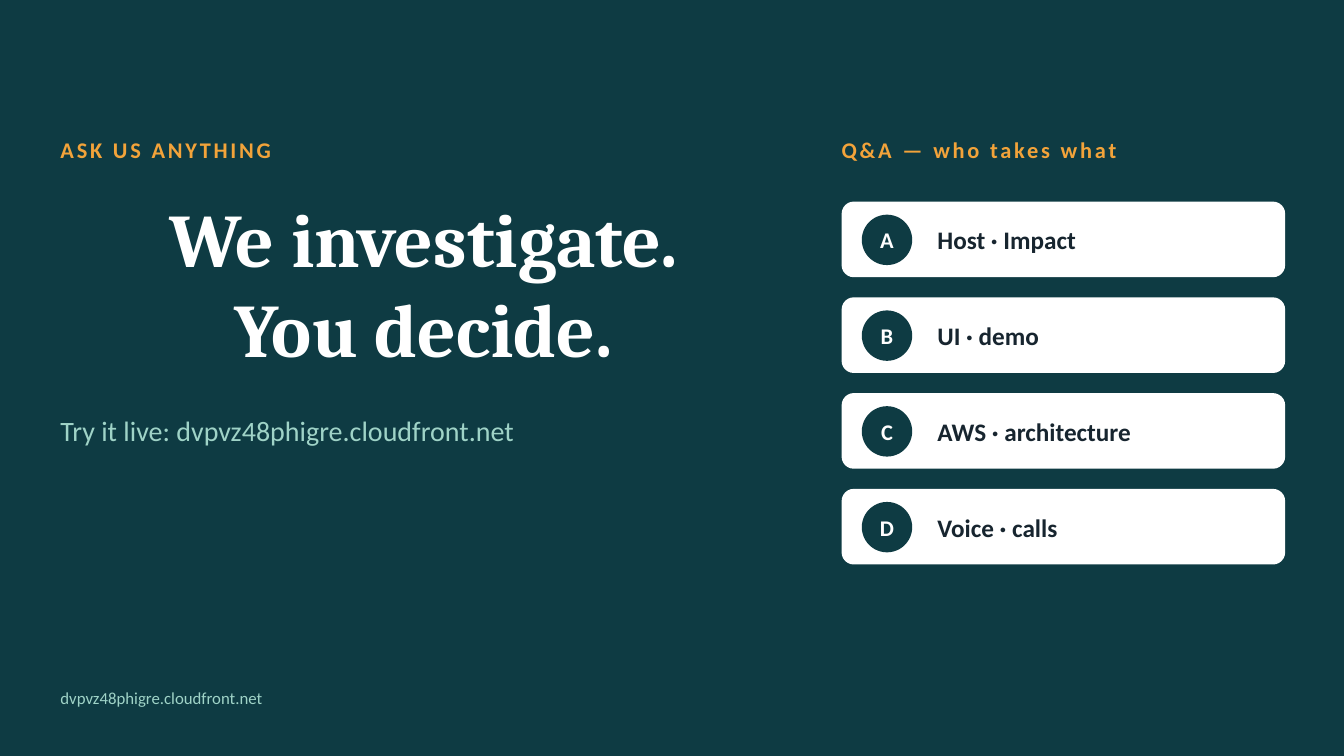
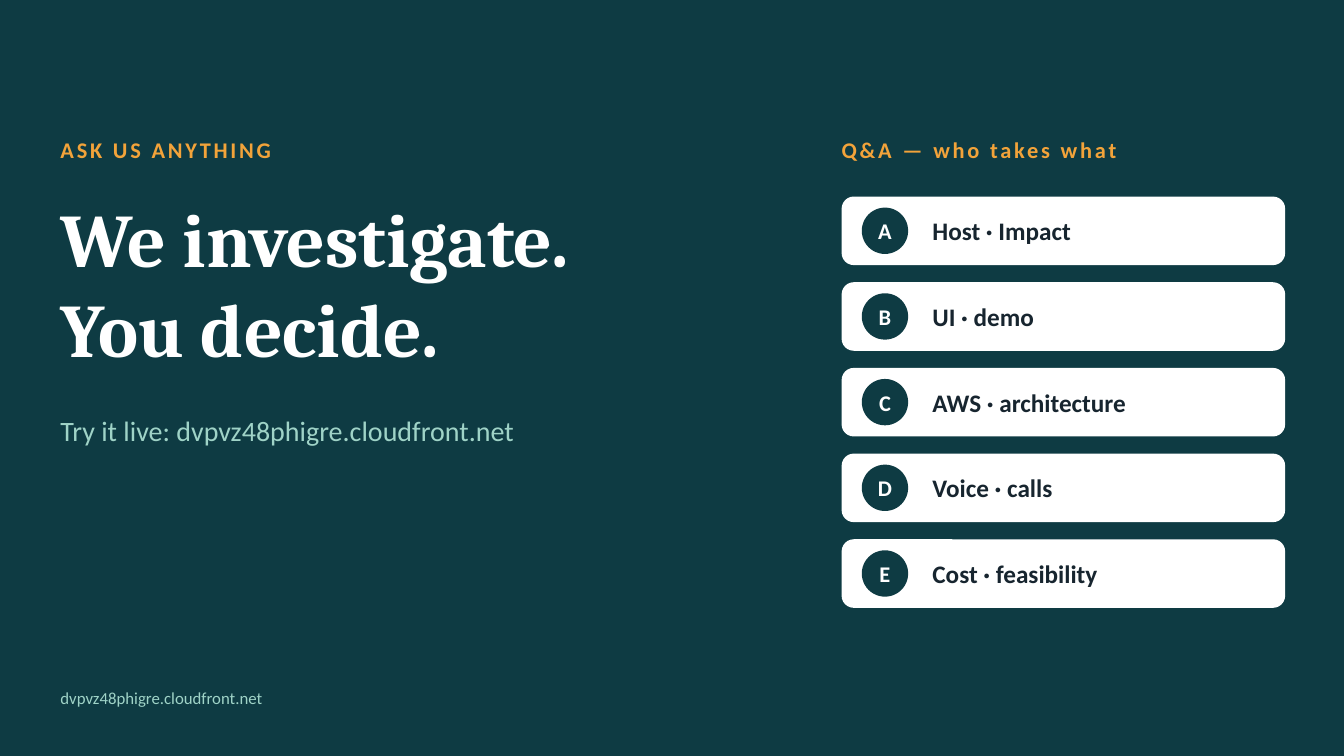
Before and after one commit to ClearView-AWS/AWS_BreakingBarriers, a slide deck: slide 7 of docs/pitch/Guided-Search-8min.pptx (slide 8 before the commit). Drawn at 1344x756 pixels with LibreOffice and Linux fonts; fonts in the diff are those of the drawing. Boxes give left, top, right and bottom in pixels: in the first picture for what was removed or moved away, otherwise in the second. Text is boxed around its words. In the diff, an @@ line names an element or a change of style, - is before the commit and + after.

```diff
--- a/docs/pitch/Guided-Search-8min.pptx
+++ b/docs/pitch/Guided-Search-8min.pptx
@@ title "We investigate." at bbox=[60, 214, 569, 358]: alignment centre to left @@
@@ rounded rectangle: place and size @@
-rounded rectangle at bbox=[842, 202, 1286, 277]
+rounded rectangle at bbox=[842, 197, 1286, 265]
@@ ellipse "A": place and size @@
-ellipse "A" at bbox=[862, 215, 912, 265]
+ellipse "A" at bbox=[862, 208, 908, 254]
@@ text "Host · Impact": place and size @@
-text "Host · Impact" at bbox=[937, 232, 1075, 253]
+text "Host · Impact" at bbox=[932, 223, 1070, 244]
@@ rounded rectangle: place and size @@
-rounded rectangle at bbox=[842, 297, 1286, 373]
+rounded rectangle at bbox=[842, 282, 1286, 351]
@@ ellipse "B": place and size @@
-ellipse "B" at bbox=[862, 311, 912, 361]
+ellipse "B" at bbox=[862, 293, 908, 340]
@@ text "UI · demo": place and size @@
-text "UI · demo" at bbox=[937, 327, 1039, 345]
+text "UI · demo" at bbox=[932, 308, 1034, 326]
@@ rounded rectangle: place and size @@
-rounded rectangle at bbox=[842, 393, 1286, 469]
+rounded rectangle at bbox=[842, 368, 1286, 437]
@@ ellipse "C": place and size @@
-ellipse "C" at bbox=[862, 406, 912, 457]
+ellipse "C" at bbox=[862, 379, 908, 425]
@@ text "AWS · architecture": place and size @@
-text "AWS · architecture" at bbox=[937, 423, 1130, 441]
+text "AWS · architecture" at bbox=[932, 394, 1125, 412]
@@ proportions changed in 4 elements at bbox=[842, 197, 1286, 265], bbox=[842, 282, 1286, 351], bbox=[842, 368, 1286, 437], bbox=[842, 454, 1286, 522] @@
@@ rounded rectangle: place and size @@
-rounded rectangle at bbox=[842, 489, 1286, 565]
+rounded rectangle at bbox=[842, 454, 1286, 522]
@@ ellipse "D": place and size @@
-ellipse "D" at bbox=[862, 502, 912, 553]
+ellipse "D" at bbox=[862, 465, 908, 511]
@@ text "Voice · calls": place and size @@
-text "Voice · calls" at bbox=[937, 519, 1057, 537]
+text "Voice · calls" at bbox=[932, 479, 1052, 497]
@@ rounded rectangle added at bbox=[842, 539, 1286, 608], fill #FFFFFF @@
@@ ellipse added at bbox=[862, 551, 908, 597], fill #0E3B43, 16 pt, text #FFFFFF, bold @@
+E
@@ text added at bbox=[932, 565, 1098, 587], 18 pt, text #17252F, bold @@
+Cost · feasibility
```
Also in this commit, not shown: 6 other slides changed, 1 slide added, 1 slide removed, 1 other file.
